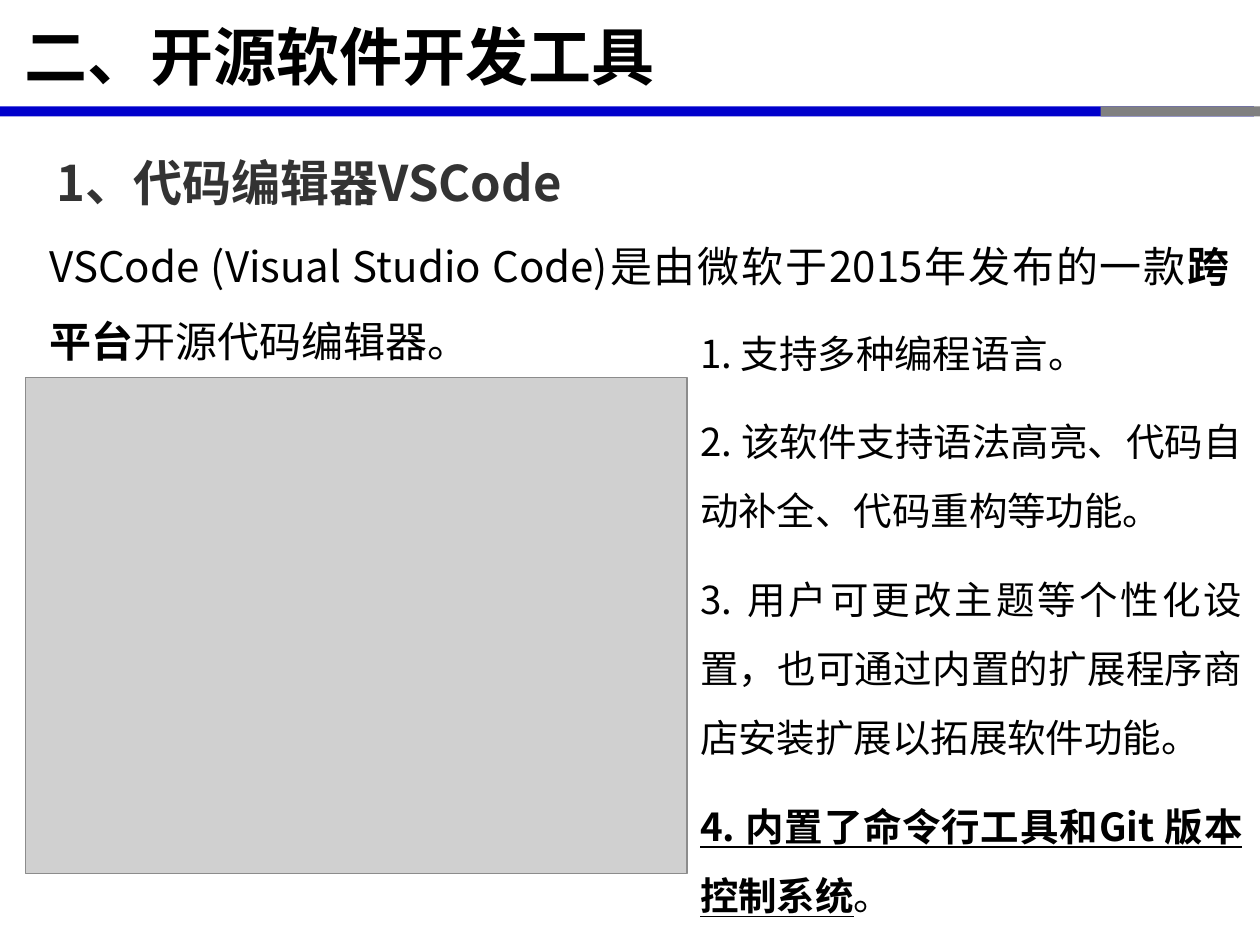
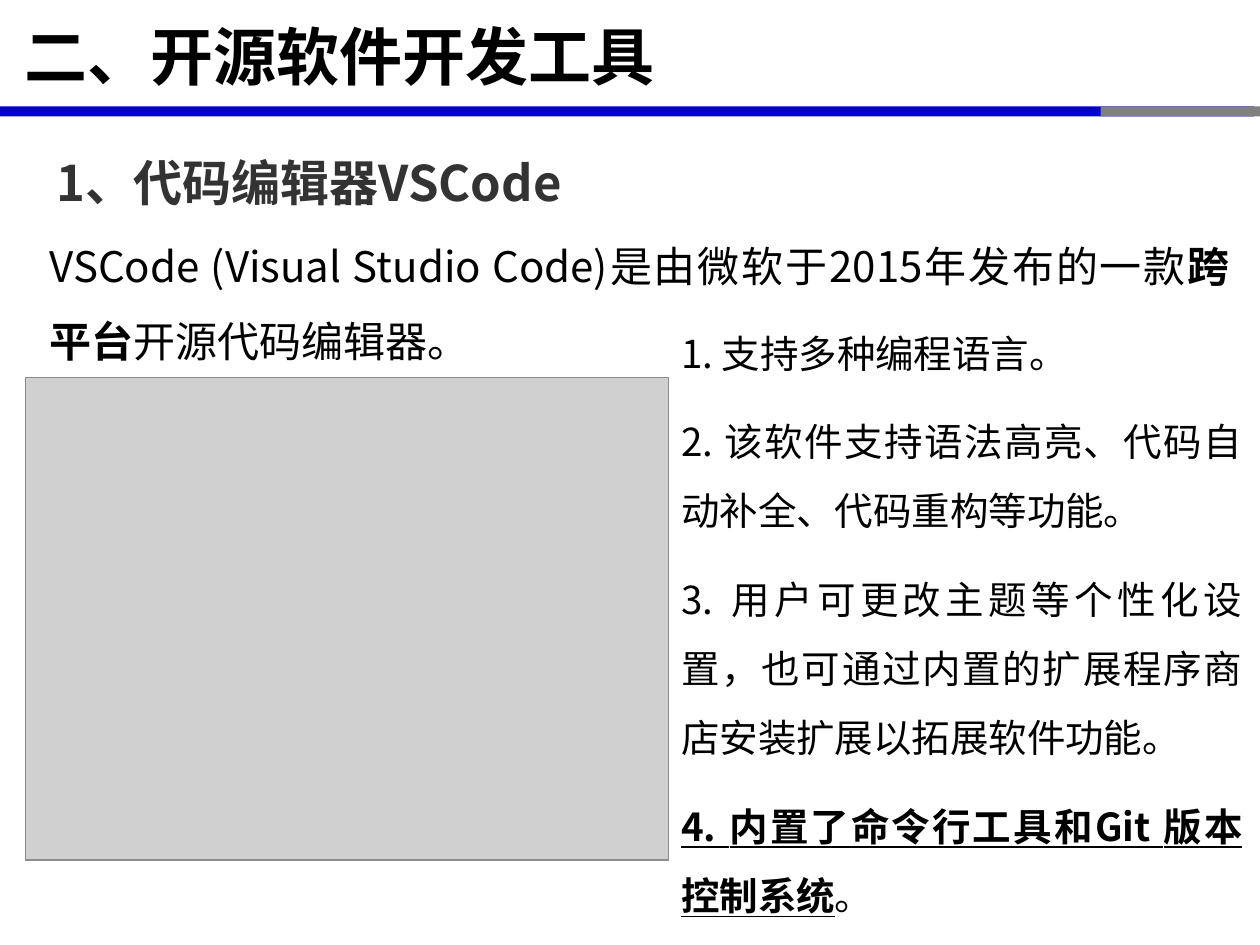
Before and after one commit to xinluo2018/open-source-gis-course, a slide deck: slide 9 of 第3章-开源GIS软件开发环境-6课时/第3章-开源GIS软件开发环境-Python开发环境配置-4学时.pptx. Drawn at 1260x945 pixels with LibreOffice and Linux fonts; fonts in the diff are those of the drawing; grey boxes stand for pictures. Boxes give left, top, right and bottom in pixels: in the first picture for what was removed or moved away, otherwise in the second. Text is boxed around its words. In the diff, an @@ line names an element or a change of style, - is before the commit and + after.

```diff
--- a/第3章-开源GIS软件开发环境-6课时/第3章-开源GIS软件开发环境-Python开发环境配置-4学时.pptx
+++ b/第3章-开源GIS软件开发环境-6课时/第3章-开源GIS软件开发环境-Python开发环境配置-4学时.pptx
@@ text "1. 支持多种编程语言。" rewrapped from [700, 335, 1243, 917] to [681, 335, 1243, 917] @@
@@ picture: place and size @@
-picture at [25, 378, 687, 874]
+picture at [25, 378, 669, 861]
```
Also in this commit, not shown: 6 other slides changed, 1 slide removed, 9 other files.
